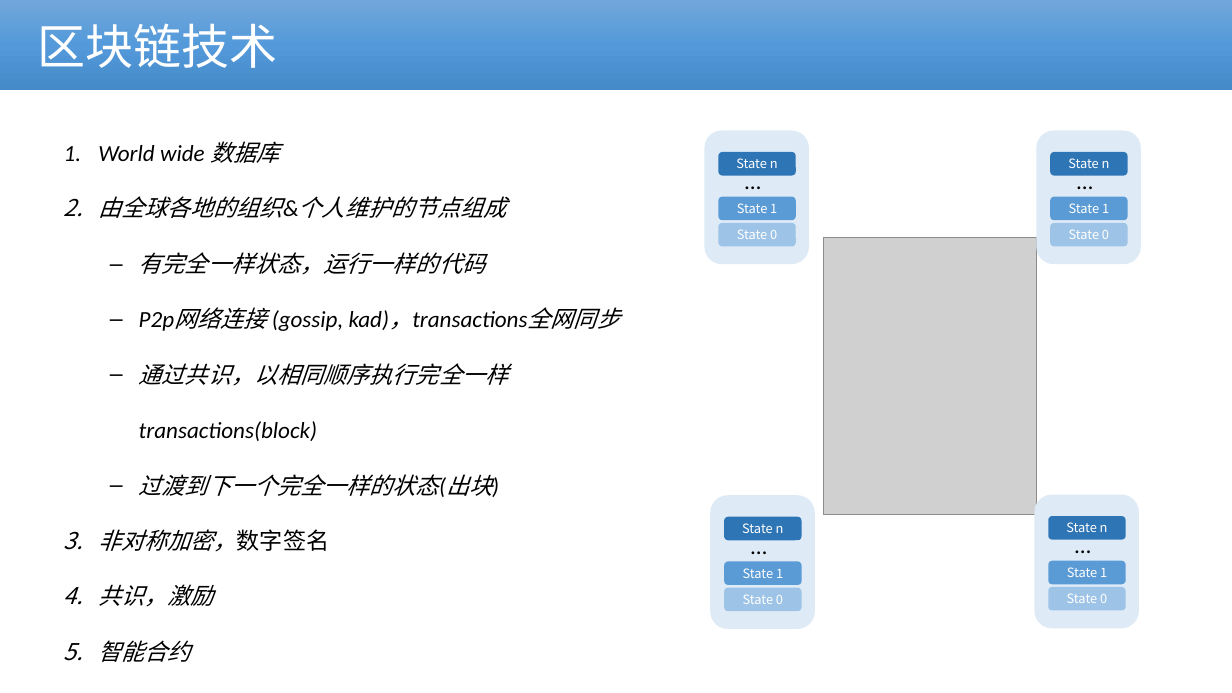
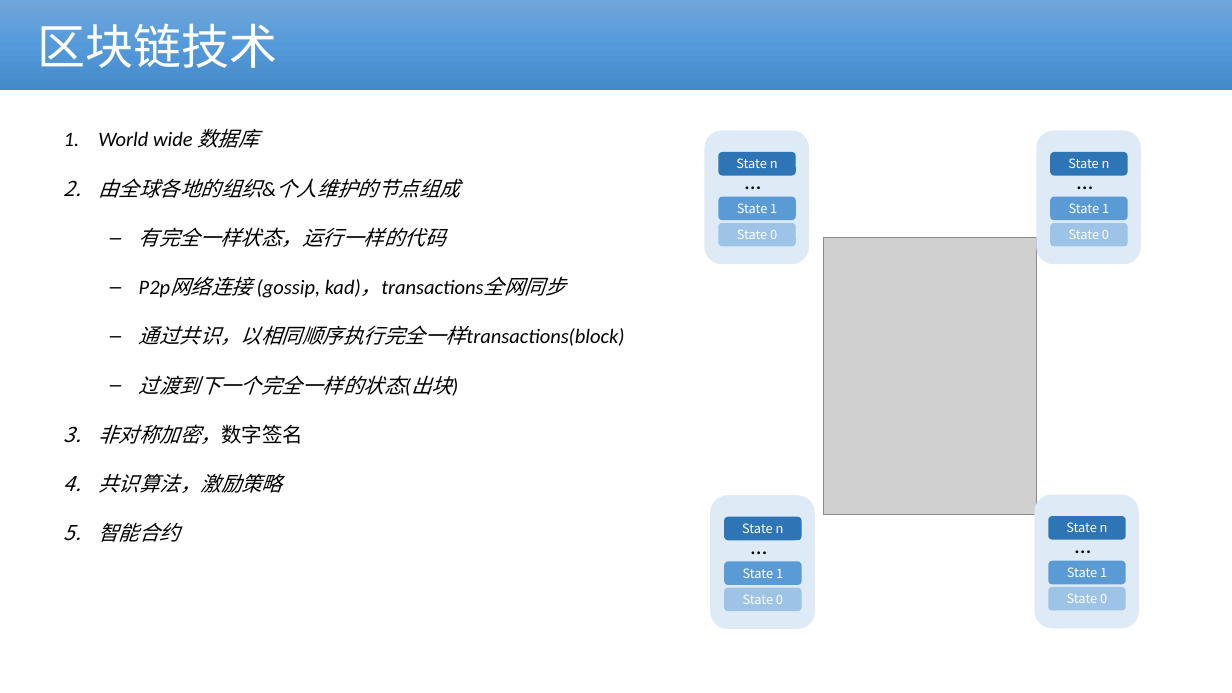
Before and after one commit to cmdpos/gaia, a slide deck: slide 8 of ppt/blockchain-dex.pptx. Drawn at 1232x693 pixels with LibreOffice and Linux fonts; fonts in the diff are those of the drawing; grey boxes stand for pictures; background and template pictures are left out. Boxes give left, top, right and bottom in pixels: in the first picture for what was removed or moved away, otherwise in the second. Text is boxed around its words. In the diff, an @@ line names an element or a change of style, - is before the commit and + after.

```diff
--- a/ppt/blockchain-dex.pptx
+++ b/ppt/blockchain-dex.pptx
@@ text "World wide 数据库": place and size @@
-text "World wide 数据库" at (98, 141, 509, 662)
+text "World wide 数据库" at (98, 128, 624, 542)
@@ text at (98, 128, 624, 542): size 18 to 16 pt @@
@@ text at (98, 473, 282, 493): text changed; size 18 to 16 pt @@
-4. 共识，激励
+4. 共识算法，激励策略
```
Also in this commit, not shown: 10 other slides changed, 1 slide added, 2 slides removed, 1 other file.
